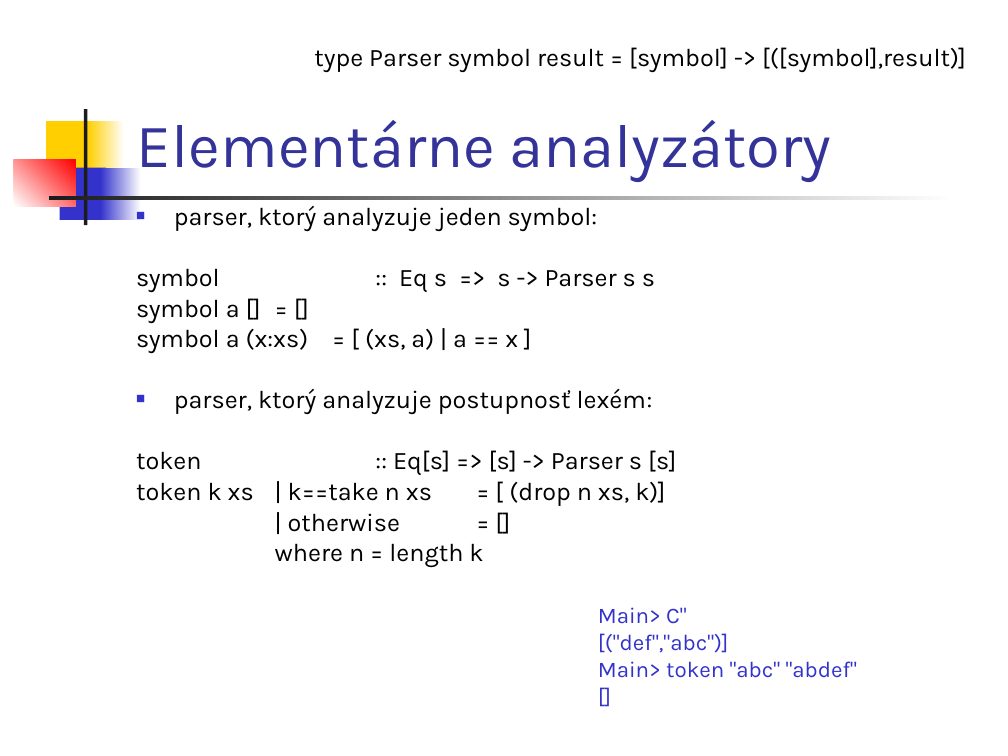
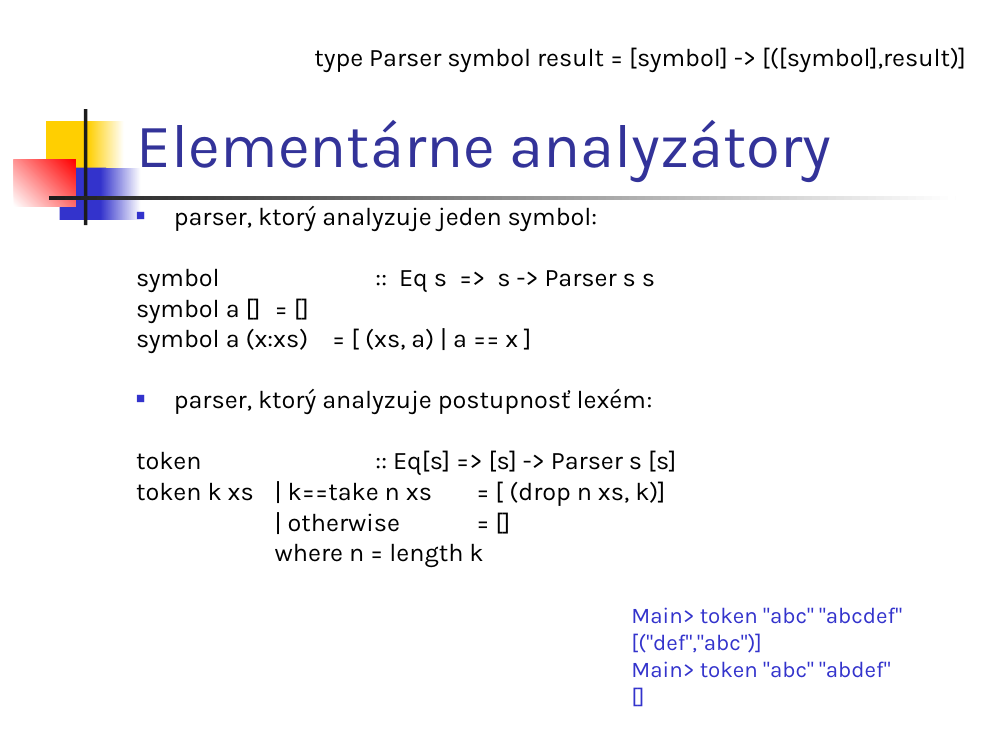
Before and after one commit to Funkcionalne/Prednasky, a slide deck: slide 7 of 09/09_fpro.ppt. Drawn at 1008x756 pixels with LibreOffice and Linux fonts; fonts in the diff are those of the drawing. Boxes give left, top, right and bottom in pixels: in the first picture for what was removed or moved away, otherwise in the second. Text is boxed around its words. In the diff, an @@ line names an element or a change of style, - is before the commit and + after.

```diff
--- a/09/09_fpro.ppt
+++ b/09/09_fpro.ppt
@@ text "Main> token "abc" "abcdef"": place and size @@
-text "Main> token "abc" "abcdef"" at [598, 607, 857, 678]
+text "Main> token "abc" "abcdef"" at [631, 607, 902, 678]
@@ text at [631, 607, 902, 624]: text changed @@
-Main> C"
+Main> token "abc" "abcdef"
```
Also in this commit, not shown: 7 other slides changed, 4 other files.
